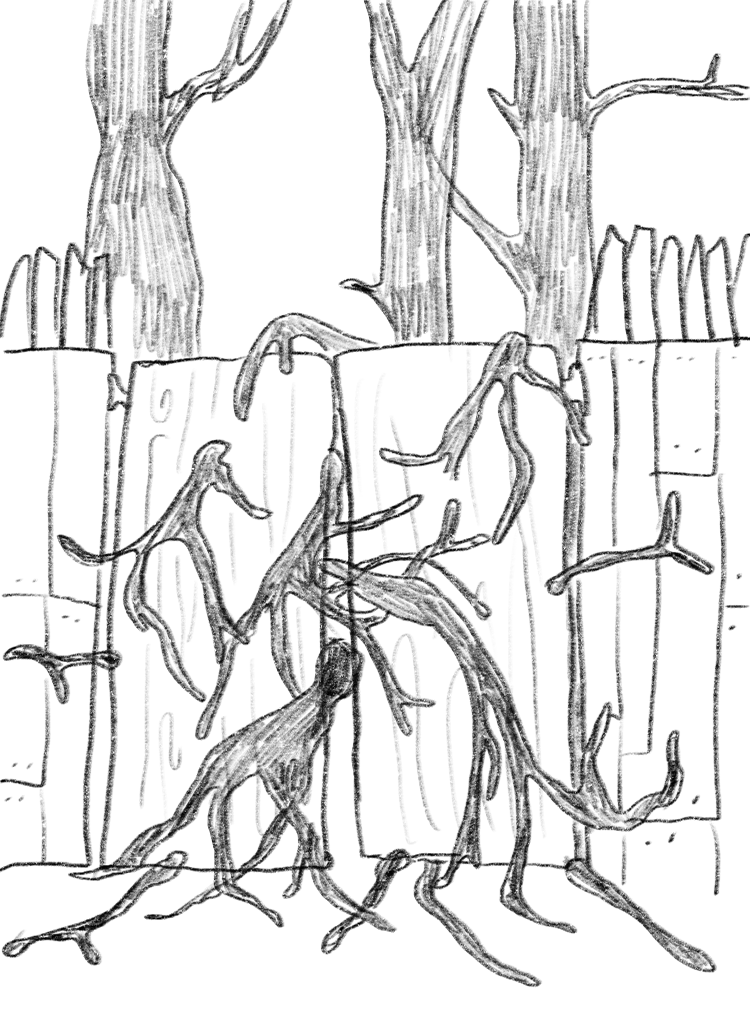
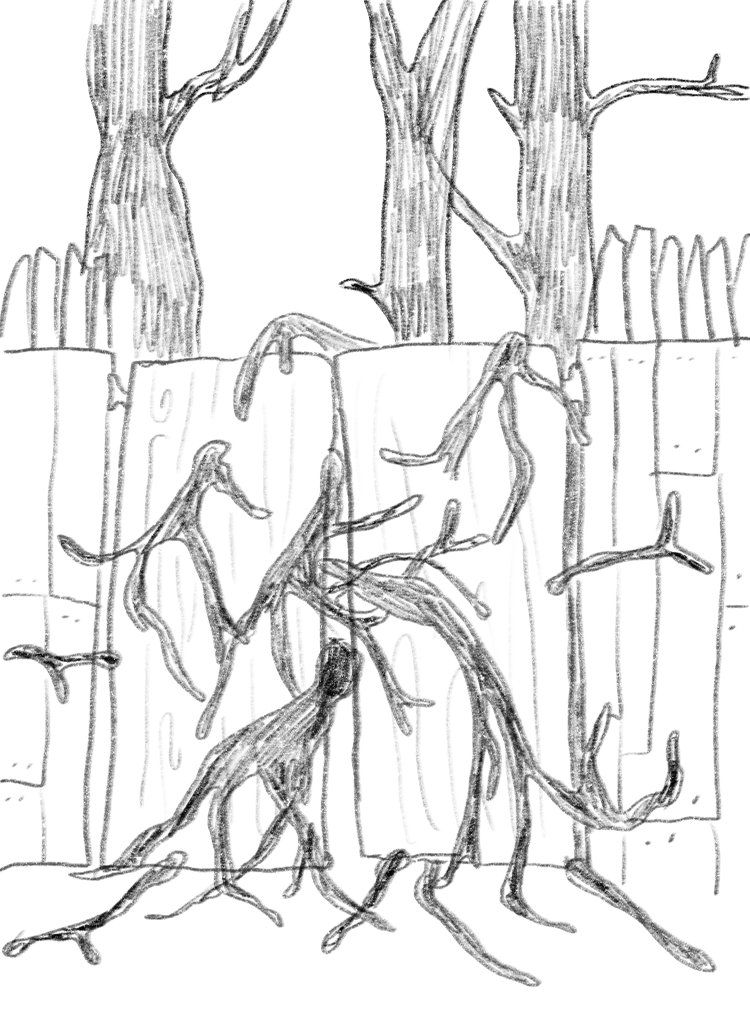
Layers edited between the first and the second 750 × 1014 image:
painted on "wurzeln" over [1, 311, 718, 988]
removed layer "baum-1" over [423, 133, 750, 868]
renamed "baum-2" to "bäume", painted on it over [79, 133, 750, 869]
"tor": opacity 100% → 68% over [0, 224, 750, 897]
